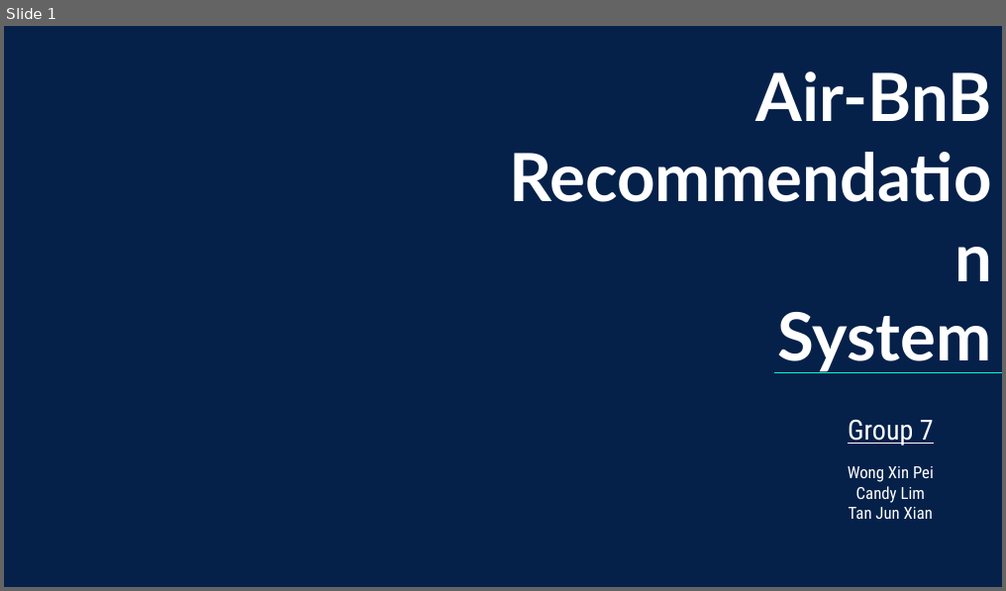
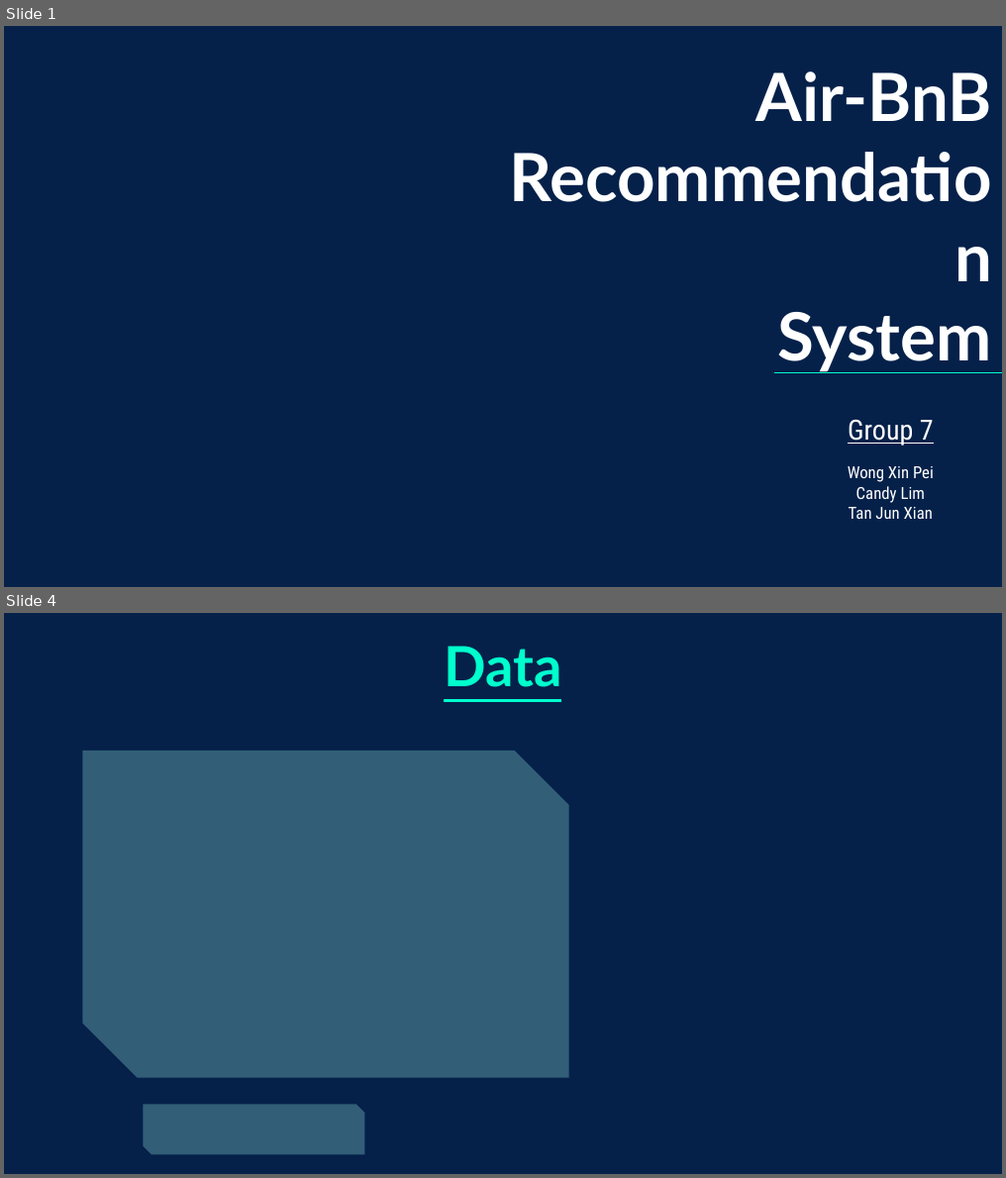
Before and after one commit to boohooo/AirBnB, a slide deck: PPT/AirBB Recommender.pptx. Shown one above the other, each under a label of ours: slide 1 before the commit, slides 1 and 4 after it; the slides between them are not shown. The pictures are 1006x591 and 1006x1178 pixels, drawn with LibreOffice and Linux fonts; fonts in the diff are those of the drawing; background and template pictures are left out. Boxes give left, top, right and bottom in pixels: in the first picture for what was removed or moved away, otherwise in the second. Text is boxed around its words. In the diff, an @@ line names an element or a change of style, - is before the commit and + after.

```diff
--- a/PPT/AirBB Recommender.pptx
+++ b/PPT/AirBB Recommender.pptx
@@ slide 4 added at bbox=[4, 613, 1002, 1174], background picture (left out) @@
@@ title added at bbox=[444, 646, 561, 687], 40 pt, text #00FFCD, bold, underline @@
+Data
@@ snip diag rect added at bbox=[83, 751, 569, 1078], fill #AAFFEE at 28% opacity @@
@@ snip diag rect added at bbox=[143, 1104, 364, 1155], fill #AAFFEE at 28% opacity @@
```
Also in this commit, not shown: 2 slides changed, 19 other slides added, 1 slide removed.
